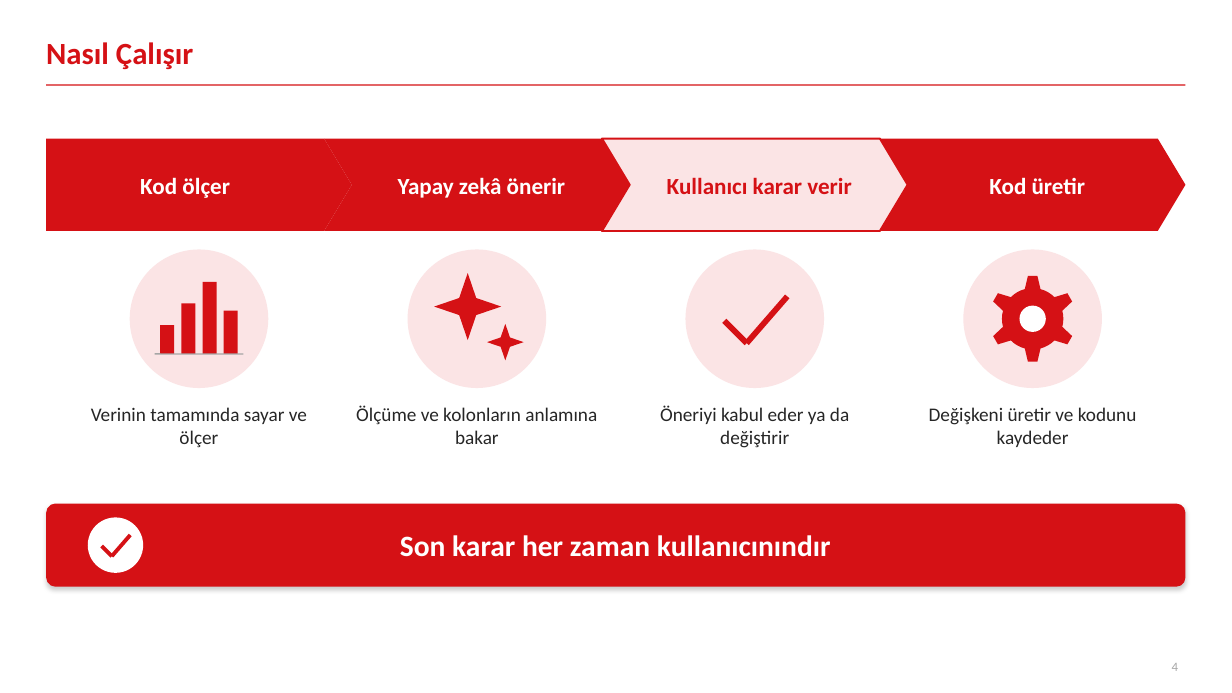
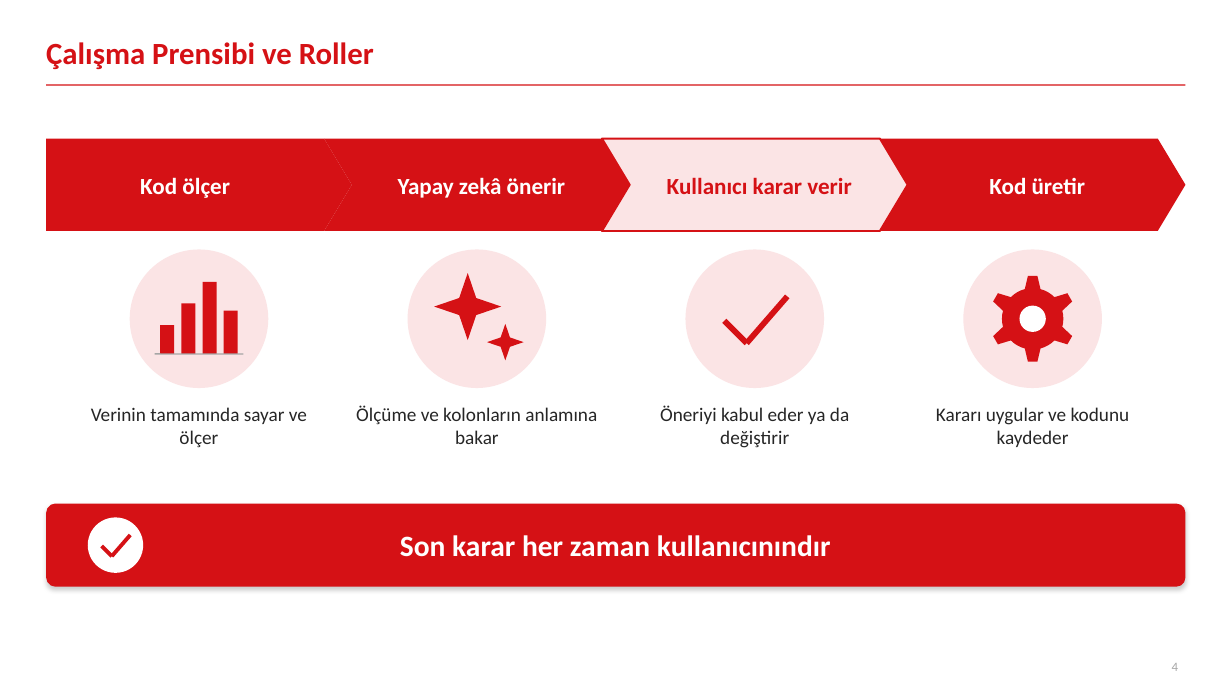
Before and after one commit to canmergen/amp, a slide deck: slide 4 of analitik_modelleme_platformu_GUNCEL/sunum/Platform_Sunum_Sade.pptx. Drawn at 1232x693 pixels with LibreOffice and Linux fonts; fonts in the diff are those of the drawing. Boxes give left, top, right and bottom in pixels: in the first picture for what was removed or moved away, otherwise in the second. Text is boxed around its words. In the diff, an @@ line names an element or a change of style, - is before the commit and + after.

```diff
--- a/analitik_modelleme_platformu_GUNCEL/sunum/Platform_Sunum_Sade.pptx
+++ b/analitik_modelleme_platformu_GUNCEL/sunum/Platform_Sunum_Sade.pptx
@@ title at (46,42,374,69): text changed @@
-Nasıl Çalışır
+Çalışma Prensibi ve Roller
@@ text at (936,407,1130,447): text changed @@
-Değişkeni üretir ve kodunu kaydeder
+Kararı uygular ve kodunu kaydeder
```
Also in this commit, not shown: 3 other slides changed, 9 slides added, 3 slides removed, 1 other file.
